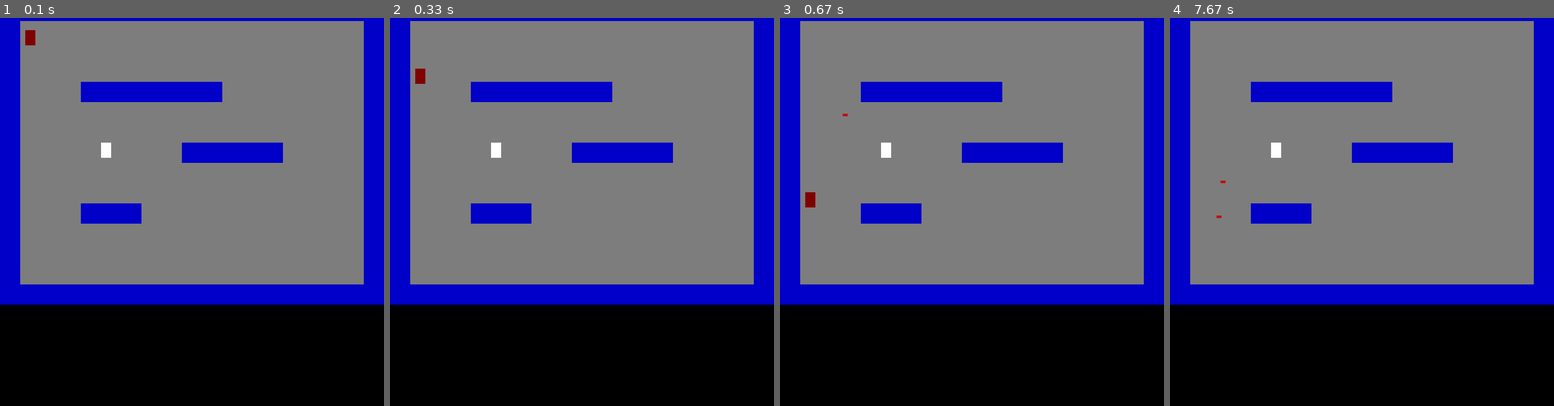
Above: before the commit, frames 1-4 (left to right).
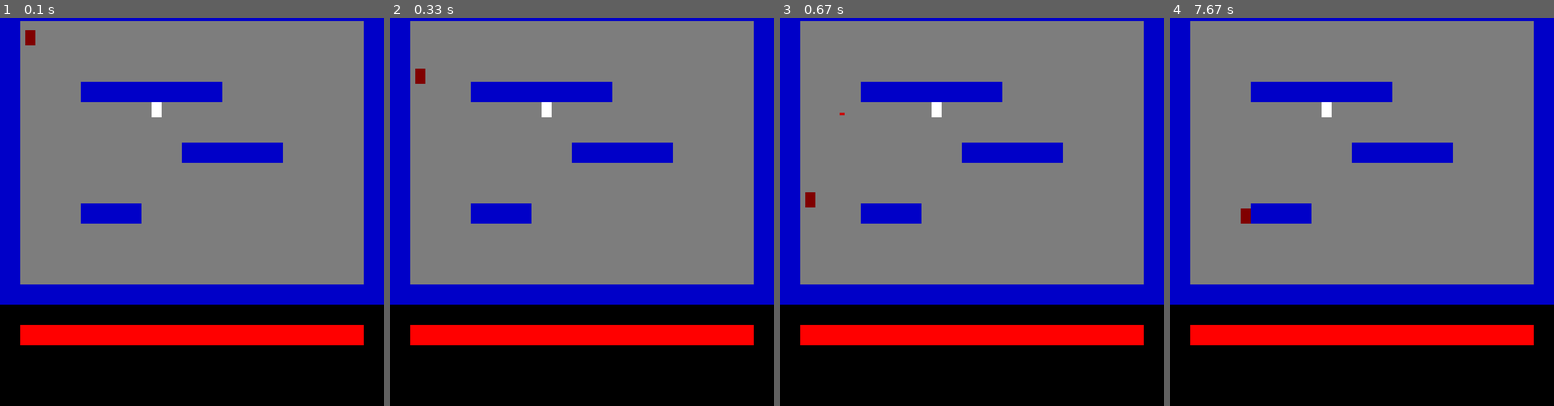
Above: after the commit, the same moments.

Repository: Soft-and-Wet/ProgectPyGame_
Game: pygame game, started from glav.py
The game is run twice, just before and just after one commit, with the same random seed, the same clock (stepped at 60 frames per second) and the same inputs.
Inputs (mouse positions are in pixels of both pictures, inside the frame that each line leads up to):
- Up to frame 1 (0.1 s): no input
- Up to frame 2 (0.33 s): no input
- Up to frame 3 (0.67 s): click (972, 204) at 0.38 s
- Up to frame 4 (7.67 s): hold Right 0.67-1.13 s; hold Up 1.17-1.47 s; hold Right 1.5-1.97 s; hold Left 2-2.53 s; hold Left 2.57-2.97 s; hold Up 3-3.37 s; hold Right 3.4-4.03 s; hold Left 4.07-4.53 s; hold Right 4.57-5.03 s; hold Up 5.07-5.37 s; hold Right 5.4-5.87 s; hold Left 5.9-6.43 s; hold Left 6.47-6.87 s; hold Up 6.9-7.27 s; hold Right from 7.3 s (still down)

The runs differ from the first frame. In frame 1, 4.9% of the frame differs, in the area x 5-95%, y 21-85%; in frame 2, 4.9%; in frame 3, 4.9%; in frame 4, 5.0%.

Commit message:
Add files via upload
add image of status bar

Diff:
--- /dev/null
+++ b/bar.py
@@ -0,0 +1,20 @@
+from pygame.sprite import Sprite, collide_rect
+from pygame import Surface
+import pygame
+
+
+class StatusBar():
+    def __init__(self):
+        self.maxHealth = 100
+        self.maxForce = 100
+        self.health = self.maxHealth
+        self.force = self.maxForce
+        self.bars = pygame.Surface((680, 120))
+        self.imageOfHealth = Surface((680, 40))
+        self.imageOfHealth.fill((255, 0, 0))
+        self.imageOfForce = Surface((680, 40))
+        self.imageOfForce.fill((0, 0, 255))
+        self.coord = (40, 640)
+
+    def draw(self, surface):
+        surface.blit(self.imageOfHealth, self.coord)
--- a/bullet.py
+++ b/bullet.py
@@ -27,6 +27,7 @@
     def collide(self, hero, bloks):
         if collide_rect(self, hero):
             hero.kill()
+            self.kill()
         for blok in bloks:
             if collide_rect(self, blok):
                 self.kill()
--- a/glav.py
+++ b/glav.py
@@ -4,7 +4,9 @@
 from blok import Blok
 from enemy import Enemy
 from shot import Shot
-# dasva
+from bar import StatusBar
+
+
 SIZE = (760, 600)
 SIZE_WINDOW = (760, 800)
 
@@ -30,12 +32,12 @@
 screen = pygame.Surface(SIZE)
 bloks = pygame.sprite.Group()
 enemies = pygame.sprite.Group()
-enemies.add(Enemy(200, 280))
+enemies.add(Enemy(300, 200))
 bullets = pygame.sprite.Group()
 shots = pygame.sprite.Group()
+bar = StatusBar()
 running = True
 hero = Character(50, 50)
-bloks.add(hero)
 flags = [False, False, False]
 timer = pygame.time.Clock()
 platforms = []
@@ -94,9 +96,11 @@
     for shot in shots.sprites():
         shot.update(enemies, bloks)
     bloks.draw(screen)
+    hero.draw(screen)
     enemies.draw(screen)
     bullets.draw(screen)
     shots.draw(screen)
+    bar.draw(window)
     window.blit(screen, (0, 0))
 
     pygame.display.flip()
--- a/shot.py
+++ b/shot.py
@@ -7,14 +7,14 @@
 class Shot(Sprite):
     def __init__(self, coord1, coord2):
         Sprite.__init__(self)
+        self.speed_x = 0
+        self.speed_y = 0
+        self.speed_x, self.speed_y = calculationOfSpeed(coord1, coord2, SPEEDBULLET)
         self.image = Surface((10, 5))
         self.image.fill((200, 10, 10))
         self.rect = self.image.get_rect()
         self.rect.x = coord1[0]
         self.rect.y = coord1[1]
-        self.speed_x = 0
-        self.speed_y = 0
-        self.speed_x, self.speed_y = calculationOfSpeed(coord1, coord2, SPEEDBULLET)
 
     def draw(self, surface):
         surface.blit(self.image, (self.rect.x, self.rect.y))
